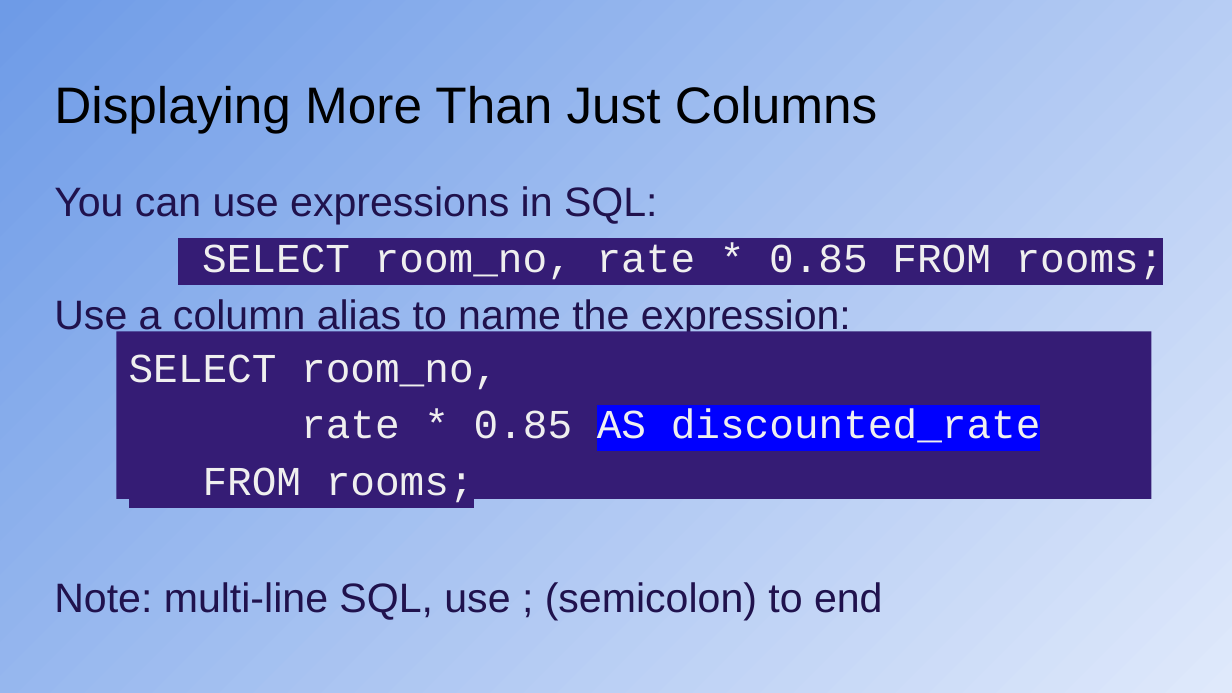
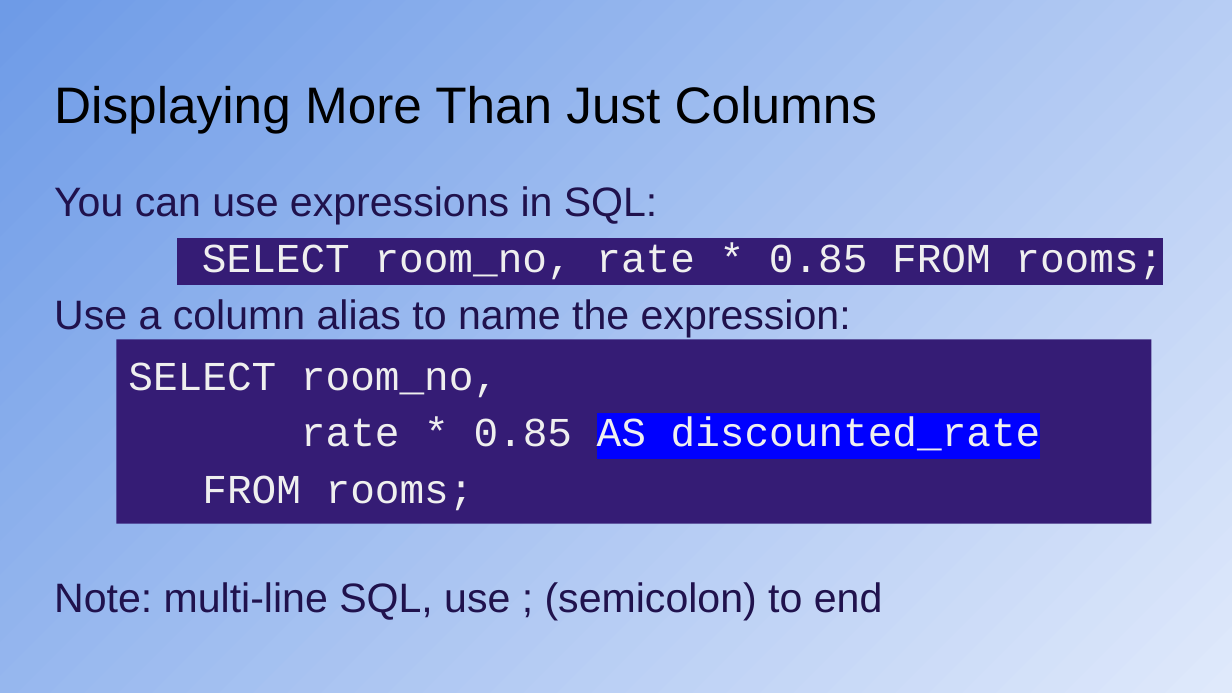
Before and after one commit to KeithBremer/CYF-DB-Module, a slide deck: slide 19 of db/week-1/CYF_DB_1.pptx. Drawn at 1232x693 pixels with LibreOffice and Linux fonts; fonts in the diff are those of the drawing. Boxes give left, top, right and bottom in pixels: in the first picture for what was removed or moved away, otherwise in the second. Text is boxed around its words. In the diff, an @@ line names an element or a change of style, - is before the commit and + after.

```diff
--- a/db/week-1/CYF_DB_1.pptx
+++ b/db/week-1/CYF_DB_1.pptx
@@ rectangle "SELECT room_no,": place and size @@
-rectangle "SELECT room_no," at <box>116,331,1151,499</box>
+rectangle "SELECT room_no," at <box>116,340,1151,525</box>
```
Also in this commit, not shown: 20 other slides changed, 3 other files.
